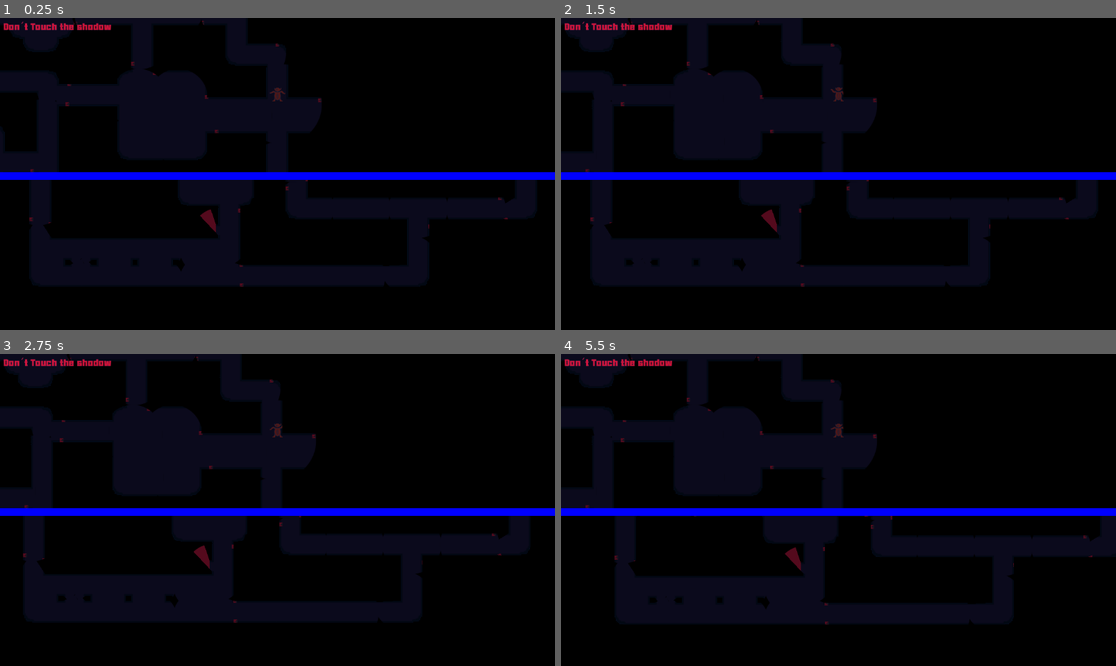
Above: before the commit, frames 1-4 (two rows, left to right).
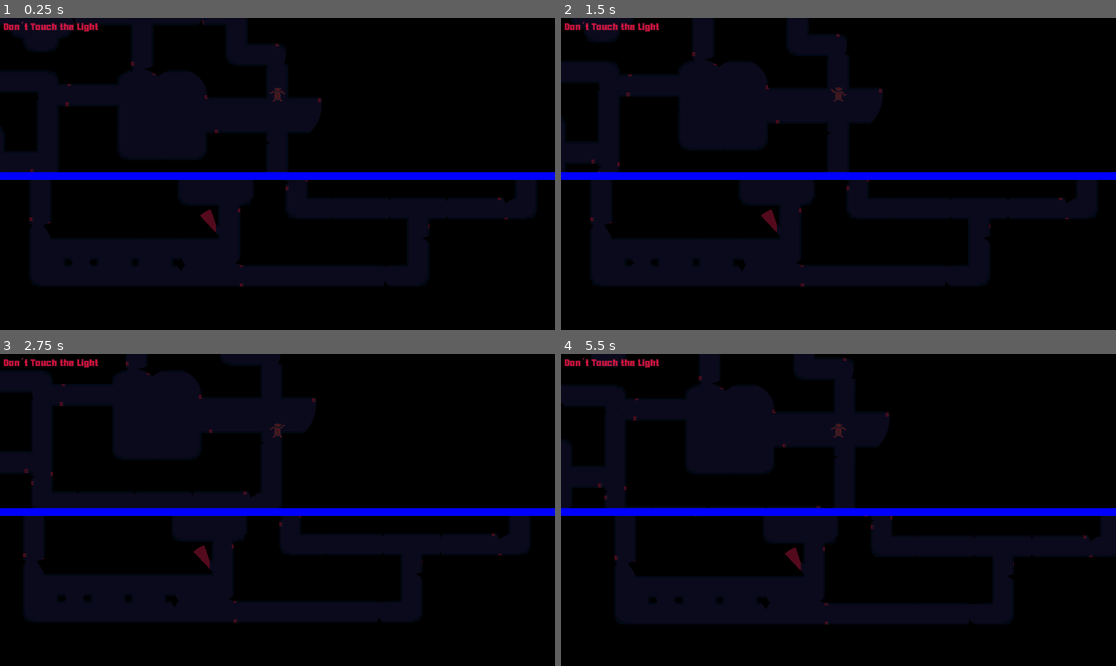
Above: after the commit, the same moments.

Repository: AlejanDroox/light-shadow
Game: Godot game, scene res://scenas/main.tscn
The game is run twice, just before and just after one commit, with the same random seed, the same clock (stepped at 60 frames per second) and the same inputs. The engine's default icon, where the game draws it, is replaced by a stand-in: a white triangle on a blue panel in a dark square. Sound files missing from this copy of the repository are replaced by a short silence.
Inputs:
- Up to frame 1 (0.25 s): no input
- Up to frame 2 (1.5 s): tap Enter (ui_accept) at 0.5, 0.77, 1.25 s; hold Right (ui_right) 0.53-1.28 s; hold , (interactuar1) 0.53-1.28 s; tap F (interactuar2) at 0.8, 1.35 s; hold S (mov_down) from 1.28 s (still down)
- Up to frame 3 (2.75 s): tap Enter (ui_accept) at 1.52 s; tap D (mov_rigth) at 1.55, 2.1 s; release S (mov_down) at 2.03 s; hold Right (ui_right) from 2.03 s (still down); hold , (interactuar1) from 2.03 s (still down)
- Up to frame 4 (5.5 s): tap Enter (ui_accept) at 2.75, 3.02, 3.77, 4.52, 5 s; release Right (ui_right) at 2.78 s; release , (interactuar1) at 2.78 s; hold W (mov_up) 2.78-3.53 s; tap , (interactuar1) at 2.85, 4.55 s; tap F (interactuar2) at 3.05, 5.3 s; hold F (interactuar2) 3.53-4.28 s; hold A (mov_left) 3.53-5.03 s; tap D (mov_rigth) at 3.8, 4.35 s; hold S (mov_down) from 5.03 s (still down); hold , (interactuar1) from 5.03 s (still down)

The runs differ from the first frame. In frame 1, 0.1% of the frame differs, in the area x 13-21%, y 1-5%; in frame 2, 5.0%; in frame 3, 12%, in the area x 0-57%, y 0-50%; in frame 4, 11%.
Error after the commit: Parse Error: Could not find type "player" in the current scope. (res://scenas/point_light_2d.gd:43)

Commit message:
add_light_player

Diff:
--- /dev/null
+++ b/PLayer/player_light.tscn
@@ -0,0 +1,94 @@
+[gd_scene load_steps=11 format=3 uid="uid://ct84aa2thke2d"]
+
+[ext_resource type="Script" path="res://character_body_2d.gd" id="1_o0ojx"]
+[ext_resource type="Texture2D" uid="uid://p2rxau2ifmmb" path="res://assets/characters/shadow_static.png" id="2_xpx40"]
+[ext_resource type="FontFile" uid="uid://glg5tjrj76cr" path="res://assets/FRESHFACE.ttf" id="3_bxktj"]
+
+[sub_resource type="AtlasTexture" id="AtlasTexture_abve2"]
+atlas = ExtResource("2_xpx40")
+region = Rect2(0, 0, 64, 64)
+
+[sub_resource type="AtlasTexture" id="AtlasTexture_ekc02"]
+atlas = ExtResource("2_xpx40")
+region = Rect2(64, 0, 64, 64)
+
+[sub_resource type="SpriteFrames" id="SpriteFrames_id7fg"]
+animations = [{
+"frames": [{
+"duration": 1.0,
+"texture": SubResource("AtlasTexture_abve2")
+}, {
+"duration": 1.0,
+"texture": SubResource("AtlasTexture_ekc02")
+}],
+"loop": true,
+"name": &"static",
+"speed": 5.0
+}]
+
+[sub_resource type="RectangleShape2D" id="RectangleShape2D_arn6p"]
+size = Vector2(20, 28)
+
+[sub_resource type="OccluderPolygon2D" id="OccluderPolygon2D_axgih"]
+cull_mode = 1
+polygon = PackedVector2Array(-11, 12, 11, 12, 19, -17, -19, -16)
+
+[sub_resource type="CircleShape2D" id="CircleShape2D_agv4w"]
+radius = 12.0
+
+[sub_resource type="LabelSettings" id="LabelSettings_mlhou"]
+font = ExtResource("3_bxktj")
+font_size = 20
+font_color = Color(1, 0.0901961, 0.266667, 0.8)
+outline_size = 1
+outline_color = Color(0.0627451, 0.164706, 0.384314, 0.807843)
+
+[node name="player_light" type="CharacterBody2D"]
+collision_layer = 5
+script = ExtResource("1_o0ojx")
+
+[node name="AnimatedSprite2D" type="AnimatedSprite2D" parent="."]
+position = Vector2(0, -5)
+scale = Vector2(0.515625, 0.515625)
+sprite_frames = SubResource("SpriteFrames_id7fg")
+animation = &"static"
+
+[node name="Camera2D" type="Camera2D" parent="."]
+zoom = Vector2(2.5, 2.5)
+
+[node name="CollisionShape2D" type="CollisionShape2D" parent="."]
+position = Vector2(0, -4)
+shape = SubResource("RectangleShape2D_arn6p")
+
+[node name="LightOccluder2D" type="LightOccluder2D" parent="."]
+visible = false
+position = Vector2(1, 0)
+occluder = SubResource("OccluderPolygon2D_axgih")
+sdf_collision = false
+
+[node name="Area2D" type="Area2D" parent="."]
+light_mask = 3
+visibility_layer = 3
+collision_layer = 4
+
+[node name="CollisionShape2D" type="CollisionShape2D" parent="Area2D"]
+shape = SubResource("CircleShape2D_agv4w")
+
+[node name="RemoteTransform2D" type="RemoteTransform2D" parent="."]
+remote_path = NodePath("..")
+
+[node name="CanvasLayer" type="CanvasLayer" parent="."]
+
+[node name="TimerLabel" type="Label" parent="CanvasLayer"]
+z_index = 2
+texture_filter = 1
+offset_left = 7.0
+offset_top = 330.0
+offset_right = 227.0
+offset_bottom = 358.0
+text = "Don´t Touch the Light"
+label_settings = SubResource("LabelSettings_mlhou")
+
+[connection signal="hidden" from="LightOccluder2D" to="." method="_on_light_occluder_2d_hidden"]
+[connection signal="area_entered" from="Area2D" to="." method="_on_area_2d_area_entered"]
+[connection signal="body_shape_entered" from="Area2D" to="." method="_on_area_2d_body_shape_entered"]
--- a/character_body_2d.gd
+++ b/character_body_2d.gd
@@ -1,5 +1,5 @@
 extends CharacterBody2D
-class_name player
+class_name player2
 var colora
 var speed = 100.0
 var illuminated = false
@@ -15,8 +15,8 @@
 @onready var time_label: Label = $CanvasLayer/TimerLabel  # Asegúrate de que el Label esté correctamente referenciado
 
 func _physics_process(_delta):
-	var directiony = Input.get_axis("ui_up", "ui_down")
-	var directionx = Input.get_axis("ui_left", "ui_right")
+	var directiony = Input.get_axis("mov_up", "mov_down")
+	var directionx = Input.get_axis("mov_left", "mov_rigth")
 	if directionx:
 		velocity.x = directionx * speed
 	else:
@@ -27,7 +27,7 @@
 		velocity.y = move_toward(velocity.y, 0, speed)
 	move_and_slide()
 func _input(event):
-	if event.is_action_pressed("interactuar1"):
+	if event.is_action_pressed("interactuar2"):
 		print("asdsd")
 		emit_signal("interactuar")
 
@@ -52,12 +52,10 @@
 # Función para detener el temporizador
 func detener_temporizador():
 	temporizador_activado = false
-	time_label.text = "Don´t Touch the shadow"  # Opcionalmente, puedes resetear el texto a cero
+	time_label.text = "Don´t Touch the Light"  # Opcionalmente, puedes resetear el texto a cero
 
-# Función para verificar condiciones (puedes modificar esto según tus necesidades)
 func verificar_condiciones():
-	# Por ejemplo, si se cumple una condición específica:
-	if !illuminated:
+	if illuminated:
 		activar_temporizador()
 	else:
 		detener_temporizador()
--- a/player2.gd
+++ b/player2.gd
@@ -1,5 +1,5 @@
 extends CharacterBody2D
-class_name player2
+class_name player2odl
 var colora
 var speed = 100.0
 signal interactuar
Binary file added: assets/characters/shadow_static.png
Not shown, added: assets/characters/shadow_static.png.import
